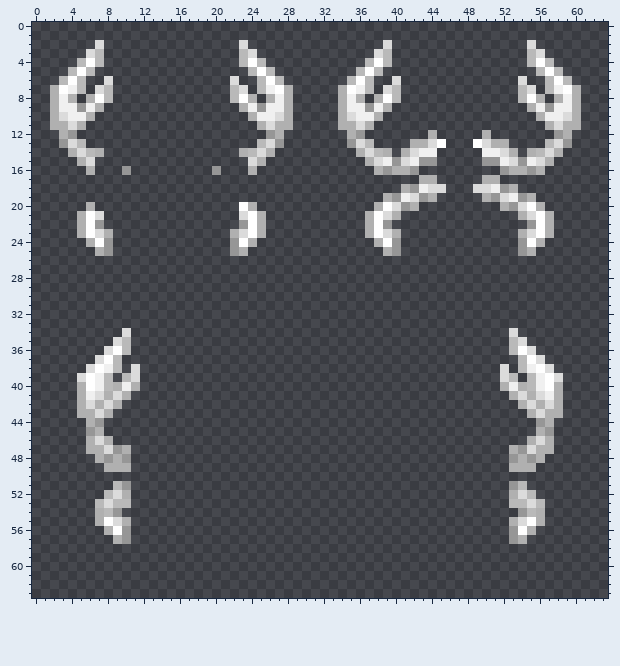
Two states of a pixel-art sprite, Resources/Textures/_Impstation/Mobs/Customization/Arachnid/tail.rsi/scorpion.png. This is how it looked before the edit.
The file is 64x64 pixels.
And afterwards:
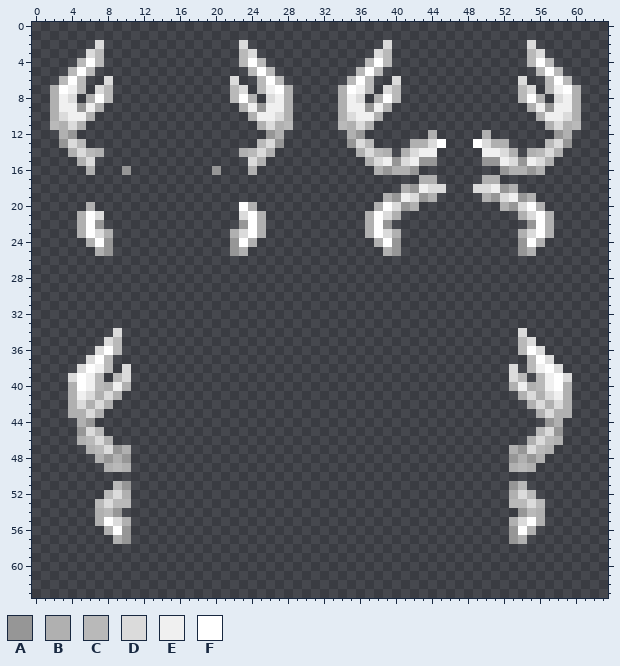
Palette (. is transparent): A #969696  B #b0b0b0  C #b9b9b9  D #dbdbdb  E #f0f0f0  F #ffffff
Edits made:
The author put colour A in row 45 at x 5 and 58.
Colour B becomes colour A in row 44 at x 6 and 57.
The author put colour B in rows 40 to 43 at x 4 and 59; in row 44 at x 5 and 58; in row 46 at x 5 and 58.
Colour C becomes colour B in row 40 at x 8 and 55.
Colour D becomes colour B in row 41 at x 7, 9, 54 and 56; in row 42 at x 6, 8, 55 and 57; in row 43 at x 7 and 56.
Colour E becomes colour B in row 40 at x 10 and 53.
The author put colour C in row 39 at x 9 and 54.
Colour B becomes colour C in row 11 at x 2, 28, 34 and 60; in row 45 at x 7 and 56; in row 46 at x 6 and 57; in row 47 at x 7 and 56; in row 49 at x 9 and 54.
Colour D becomes colour C in row 35 at x 9 and 54.
Colour E becomes colour C in row 38 at x 8 and 55; in rows 39 to 40 at x 7 and 56.
Colour F becomes colour C in row 36 at x 9 and 54; in row 37 at x 8 and 55.
The author put colour D in row 34 at x 9 and 54; in row 35 at x 8 and 55; in row 36 at x 7 and 56; in row 37 at x 6 and 57; in row 38 at x 5, 10, 53 and 58; in row 39 at x 4 and 59.
Colour A becomes colour D in row 45 at x 6 and 57.
Colour B becomes colour D in row 8 at x 4, 26, 36 and 58; in row 41 at x 8 and 55; in row 42 at x 5, 7, 56 and 58; in row 43 at x 6 and 57.
Colour C becomes colour D in row 39 at x 10 and 53.
Colour E becomes colour D in row 41 at x 6 and 57.
Colour B becomes colour E in row 40 at x 9 and 54; in row 41 at x 5 and 58.
Colour F becomes colour E in row 38 at x 7 and 56; in rows 39 to 40 at x 6 and 57.
Colour B becomes colour F in row 40 at x 5 and 58.
Colour D becomes colour F in row 36 at x 8 and 55; in row 37 at x 7 and 56; in row 38 at x 6 and 57; in row 39 at x 5 and 58.
Colour A is gone in row 44 at x 7 and 56.
Colour B is gone in row 40 at x 11 and 52; in row 41 at x 10 and 53; in row 42 at x 9 and 54; in row 43 at x 8 and 55.
Colour C is gone in rows 35 to 36 at x 10 and 53; in rows 37 to 38 at x 9 and 54; in row 39 at x 8 and 55.
Colour D is gone in row 34 at x 10 and 53; in rows 38 to 39 at x 11 and 52.
